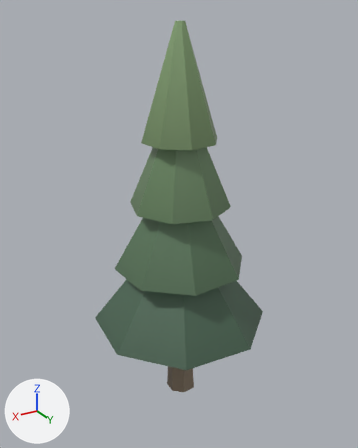
A saved change to the glTF model godot/assets/models/tree_pine_a.glb.
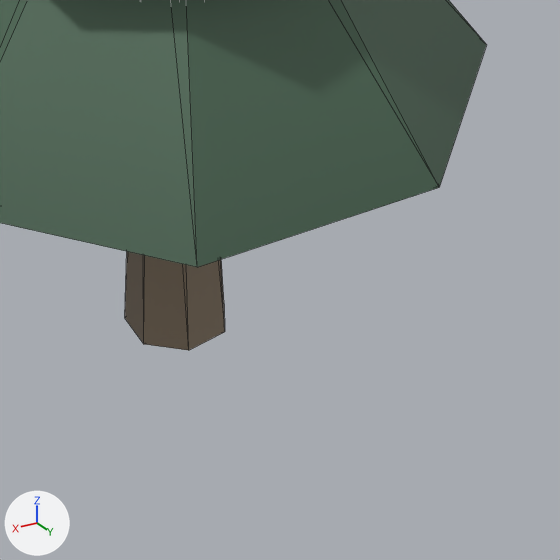
Old and new are each drawn whole from a 50 mm lens placed at (3.88, 6.43, 6.44), pointed at (-0.07, -0.15, 3.14) and again close up on the part from 38% to 79% of the width and 67% to 100% of the height. Arrows for +X, +Y and +Z are at lower left; the lights stay in place. The first two pictures are the older version. The close-ups show mesh edges as thin lines. Where no turn or scale is listed for an object, it has been applied to the vertices. Vertices at exactly the same position are counted once.

The first close-up shows 'tree_pine_a'.
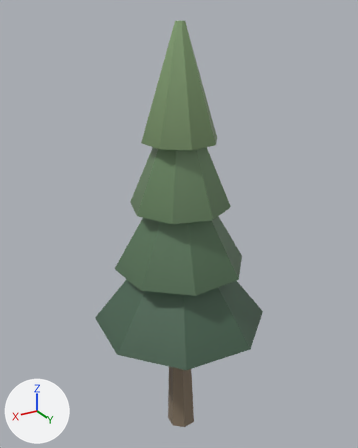
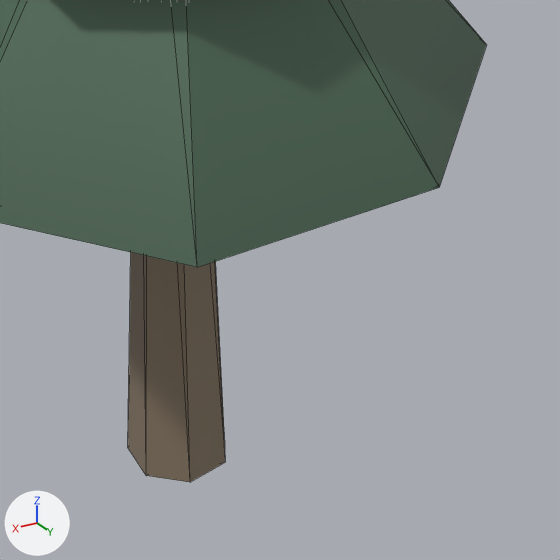
The newer file is also turned or shifted as a whole; pictures and numbers use the older file's frame.

Edits to the scene script, one JSON object a line:
```json
{"block": "me_cone_003", "where": "# used by ob_tree_pine_a; location = (0.0, 0.0, 1.4)"}
{"op": "remove", "block": "me_cone_003", "code": "me_cone_003.from_pydata(...)  # 78 vertices, 136 faces; spans x -1.43..1.43, y -1.43..1.43, z -1.41..4.91"}
{"op": "add", "block": "me_cone_003", "code": "me_cone_003.from_pydata(...)  # 78 vertices, 136 faces; spans x -1.43..1.43, y -1.43..1.43, z -2.21..4.91"}
{"block": "me_cone_003", "change": "me_cone_003 part 1: all 7 vertices in x -0.22..0.28, y -0.14..0.36, z -1.41..-1.37 are moved by (0.01, 0.04, -0.8)"}
{"block": "me_cone_003", "change": "other edits to the shape of me_cone_003 do not show in these pictures"}
```

Pixel boxes (x1, y1, x2, y2) of what changed, in the close-ups (560 x 560 px; the box of a moved part takes in the faces that stretch with it):
```json
{"object": "tree_pine_a", "change": "reshaped", "before": [0, 0, 487, 350], "after": [0, 0, 487, 482]}
{"part": 1, "of": "me_cone_003", "change": "moved or reshaped", "before": [125, 252, 225, 350], "after": [128, 252, 225, 482]}
```
